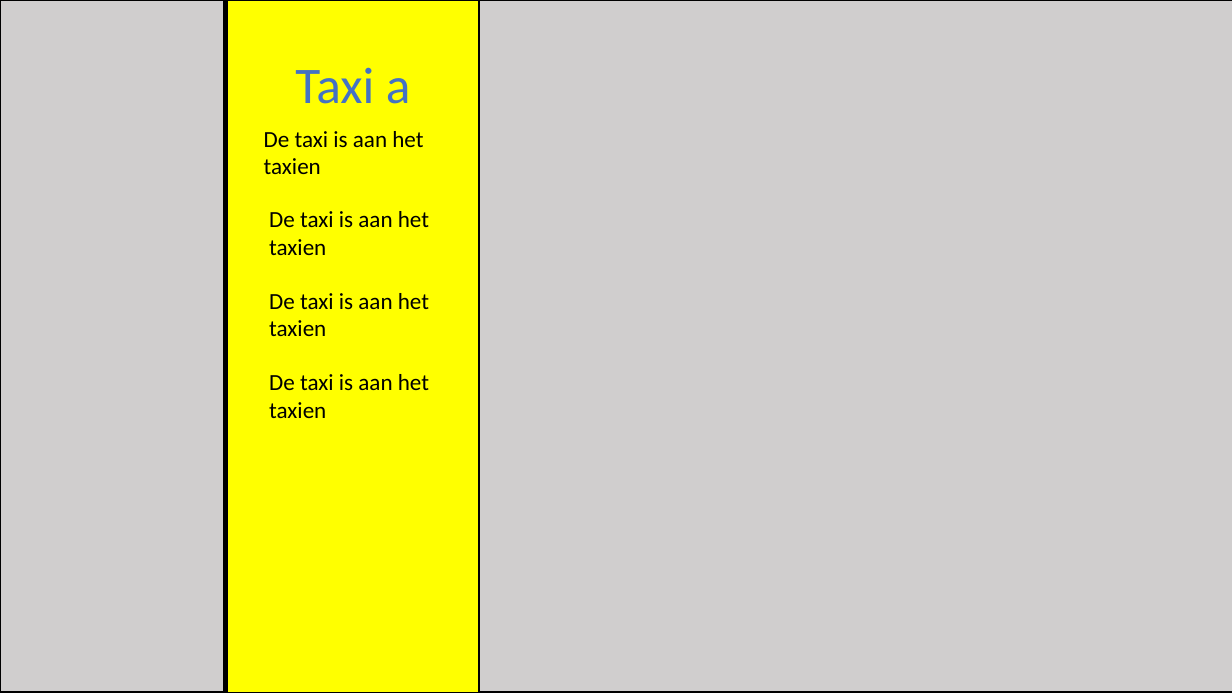
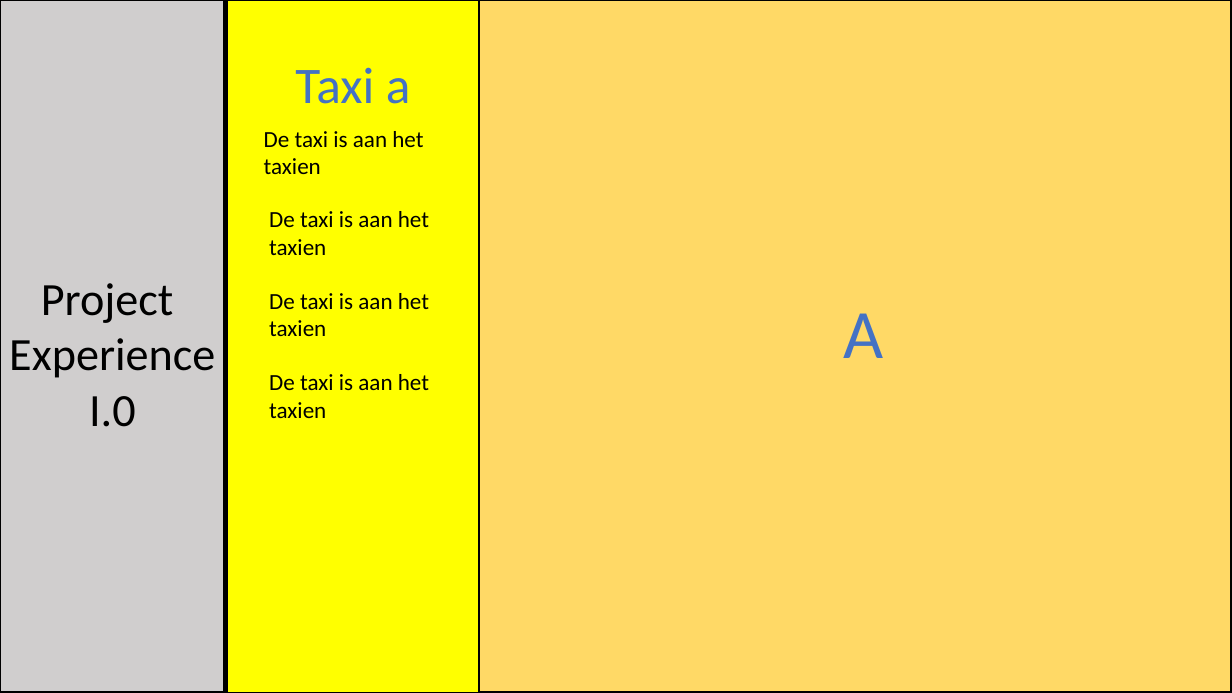
Before and after one commit to vives-project-xp/Taxi, a slide deck: slide 2 of School presentatie/Presentatie1.pptx. Drawn at 1232x693 pixels with LibreOffice and Linux fonts; fonts in the diff are those of the drawing. Boxes give left, top, right and bottom in pixels: in the first picture for what was removed or moved away, otherwise in the second. Text is boxed around its words. In the diff, an @@ line names an element or a change of style, - is before the commit and + after.

```diff
--- a/School presentatie/Presentatie1.pptx
+++ b/School presentatie/Presentatie1.pptx
@@ rectangle at (479, 0, 1232, 693): fill #D0CECE to #FFD966 @@
@@ text added at (9, 283, 215, 427), 36 pt, text #000000 @@
+Project
+Experience
+I.0
@@ text added at (844, 313, 884, 358), 54 pt, text #4472C4 @@
+A
```
Also in this commit, not shown: 8 other slides changed, 1 slide added, 1 other file.
